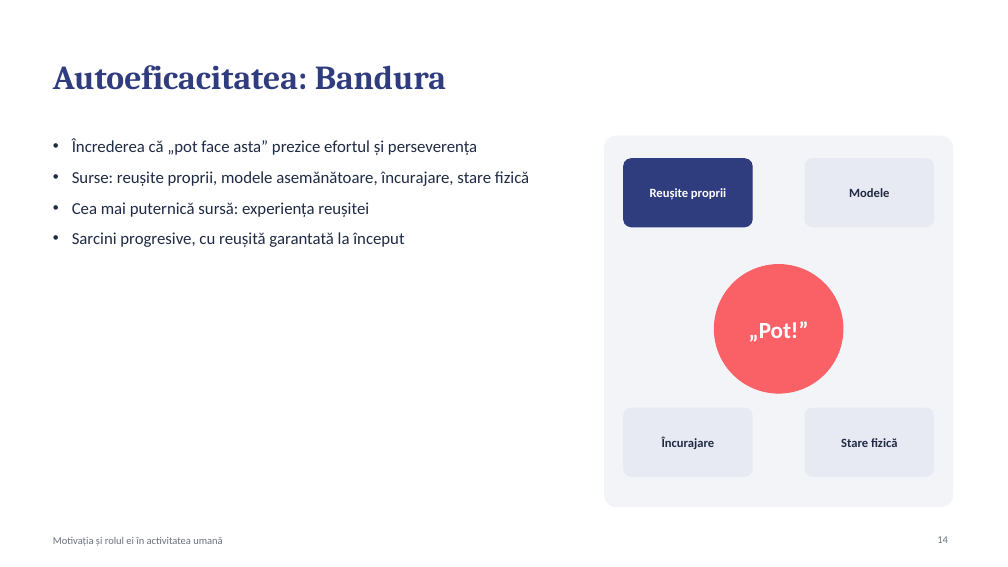
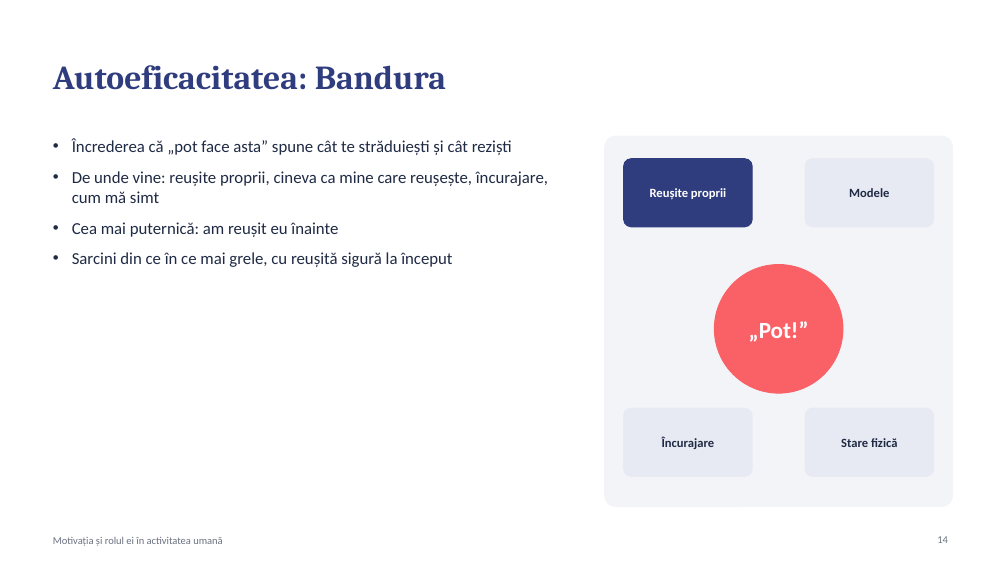
Before and after one commit to uskatu/aplicatie-autorulate, a slide deck: slide 14 of transfer/Motivatia_Proiect_Grupa5104.pptx. Drawn at 1008x567 pixels with LibreOffice and Linux fonts; fonts in the diff are those of the drawing. Boxes give left, top, right and bottom in pixels: in the first picture for what was removed or moved away, otherwise in the second. Text is boxed around its words. In the diff, an @@ line names an element or a change of style, - is before the commit and + after.

```diff
--- a/transfer/Motivatia_Proiect_Grupa5104.pptx
+++ b/transfer/Motivatia_Proiect_Grupa5104.pptx
@@ text at [72, 139, 548, 267]: text changed @@
-• Încrederea că „pot face asta” prezice efortul și perseverența
-• Surse: reușite proprii, modele asemănătoare, încurajare, stare fizică
-• Cea mai puternică sursă: experiența reușitei
-• Sarcini progresive, cu reușită garantată la început
+• Încrederea că „pot face asta” spune cât te străduiești și cât reziști
+• De unde vine: reușite proprii, cineva ca mine care reușește, încurajare, cum mă simt
+• Cea mai puternică: am reușit eu înainte
+• Sarcini din ce în ce mai grele, cu reușită sigură la început
```
Also in this commit, not shown: 20 other slides changed, 1 other file.
